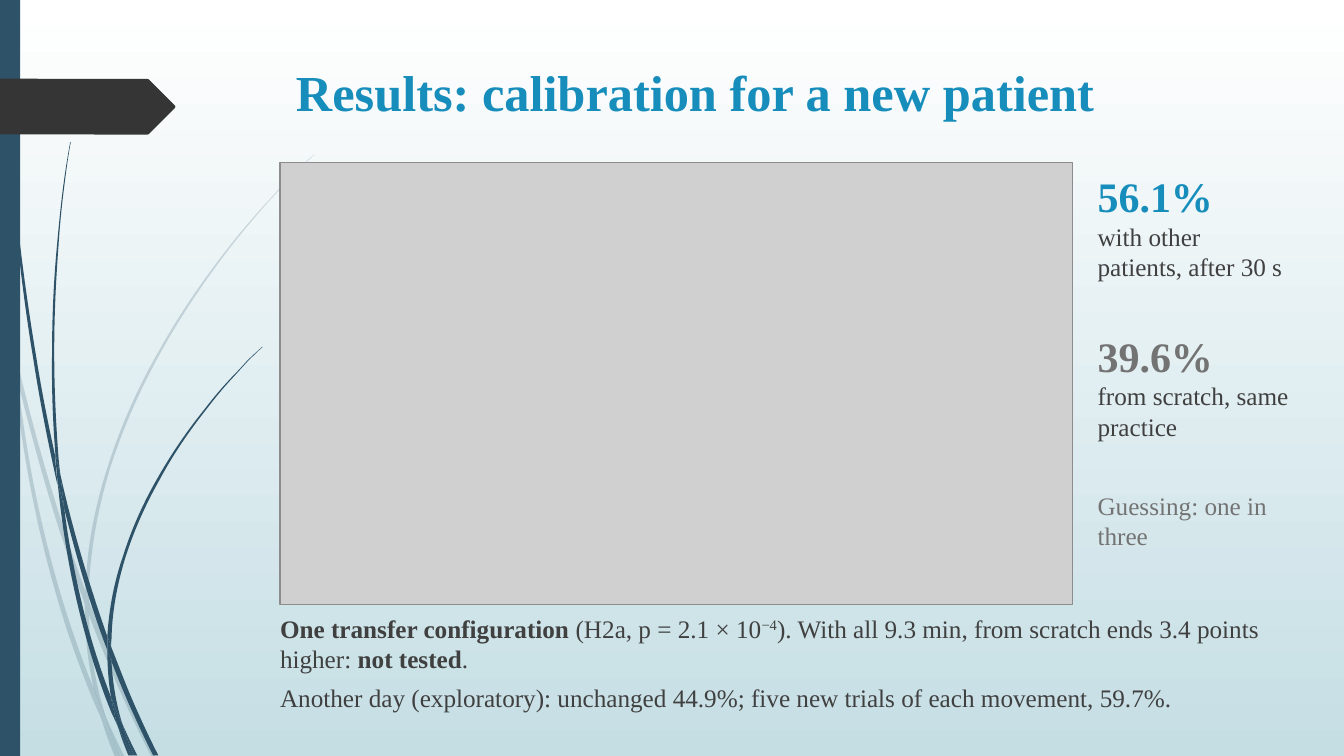
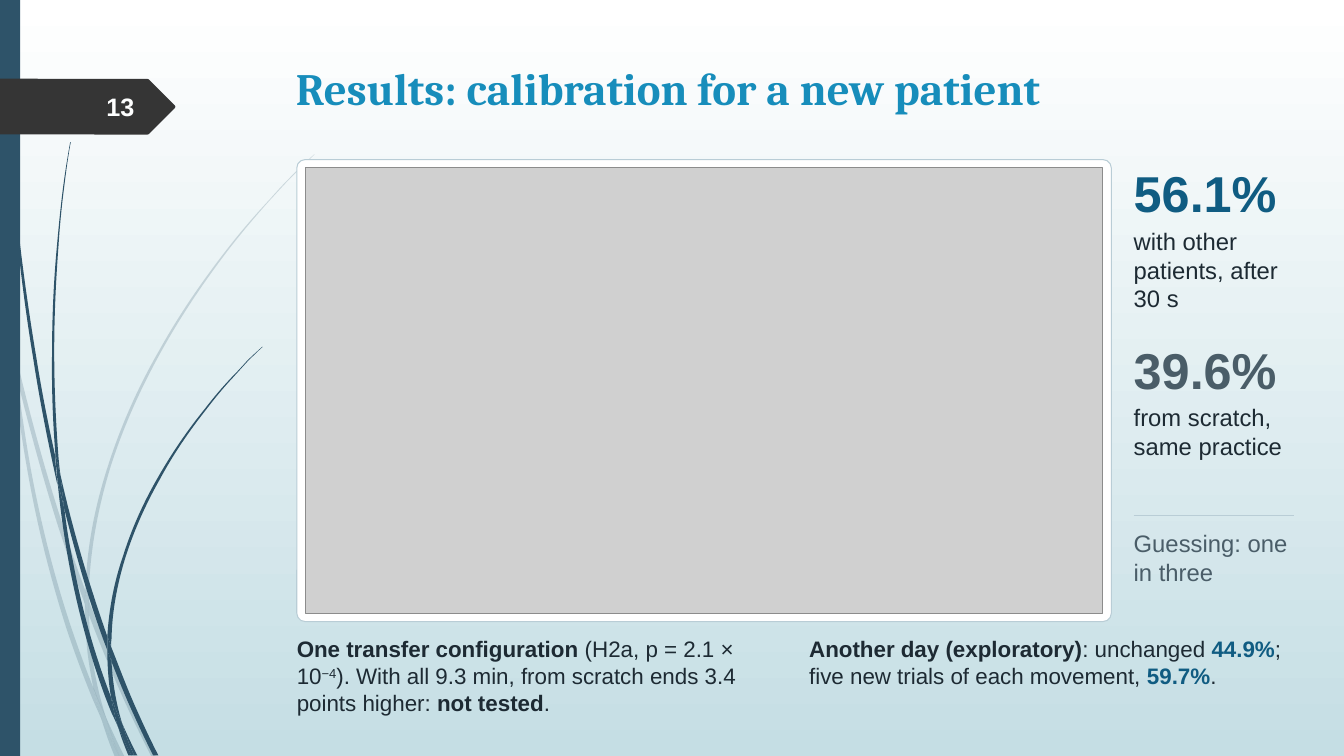
Before and after one commit to rajveeerr/sixth-finger-bci, a slide deck: slide 13 of report/slides/college/Sixth-Finger-BCI-Final-PPT.pptx. Drawn at 1344x756 pixels with LibreOffice and Linux fonts; fonts in the diff are those of the drawing; grey boxes stand for pictures. Boxes give left, top, right and bottom in pixels: in the first picture for what was removed or moved away, otherwise in the second. Text is boxed around its words. In the diff, an @@ line names an element or a change of style, - is before the commit and + after.

```diff
--- a/report/slides/college/Sixth-Finger-BCI-Final-PPT.pptx
+++ b/report/slides/college/Sixth-Finger-BCI-Final-PPT.pptx
@@ title "Results: calibration for a new ..." at (296, 73, 1040, 115): size 36 to 32 pt, font Times New Roman to Cambria @@
@@ page number added at (106, 98, 134, 117), 18 pt, text #FEFFFF, bold @@
+13
@@ rounded rectangle added at (296, 159, 1111, 621), fill #FFFFFF, outline #B9CDD6 0.75 pt @@
@@ picture: place and size @@
-picture at (280, 162, 1073, 605)
+picture at (306, 168, 1103, 614)
@@ text "56.1%": place and size @@
-text "56.1%" at (1098, 184, 1213, 213)
+text "56.1%" at (1134, 177, 1277, 213)
@@ text "56.1%" at (1134, 177, 1277, 213): size 30 to 36 pt, font Times New Roman to Arial, text colour #178DBB to #105C82 @@
@@ text "with other patients, after 30 ...": place and size @@
-text "with other patients, after 30 ..." at (1098, 228, 1282, 282)
+text "with other patients, after 30 ..." at (1134, 232, 1278, 308)
@@ text "with other patients, after 30 ..." at (1134, 232, 1278, 308): size 18 to 17 pt, font Times New Roman to Arial, text colour #404040 to #1D2A33 @@
@@ text "39.6%": place and size @@
-text "39.6%" at (1098, 344, 1213, 373)
+text "39.6%" at (1134, 354, 1277, 390)
@@ text "39.6%" at (1134, 354, 1277, 390): size 30 to 36 pt, font Times New Roman to Arial, text colour #737373 to #4A5D68 @@
@@ text "from scratch, same practice" at (1134, 408, 1282, 460): size 18 to 17 pt, font Times New Roman to Arial, text colour #404040 to #1D2A33 @@
@@ text "from scratch, same practice": place and size @@
-text "from scratch, same practice" at (1098, 387, 1289, 442)
+text "from scratch, same practice" at (1134, 408, 1282, 460)
@@ text "Guessing: one in three": place and size @@
-text "Guessing: one in three" at (1098, 498, 1267, 545)
+text "Guessing: one in three" at (1134, 535, 1288, 581)
@@ text "Guessing: one in three" at (1134, 535, 1288, 581): size 18 to 17 pt, font Times New Roman to Arial, text colour #737373 to #4A5D68 @@
@@ line added from (1134, 515) to (1294, 515), #B9CDD6 0.75 pt @@
@@ text "One transfer configuration (H2a, p ...": place and size @@
-text "One transfer configuration (H2a, p ..." at (280, 620, 1259, 713)
+text "One transfer configuration (H2a, p ..." at (297, 641, 736, 716)
@@ text "One transfer configuration (H2a, p ..." at (297, 641, 736, 716): size 18 to 16 pt, font Times New Roman to Arial, text colour #404040 to #1D2A33 @@
@@ text added at (809, 641, 1282, 687), 16 pt, text #1D2A33 @@
+Another day (exploratory): unchanged 44.9%; five new trials of each movement, 59.7%.
@@ text at (280, 689, 1171, 713): paragraph removed @@
-Another day (exploratory): unchanged 44.9%; five new trials of each movement, 59.7%.
```
Also in this commit, not shown: 17 other slides changed, 2 other files.
